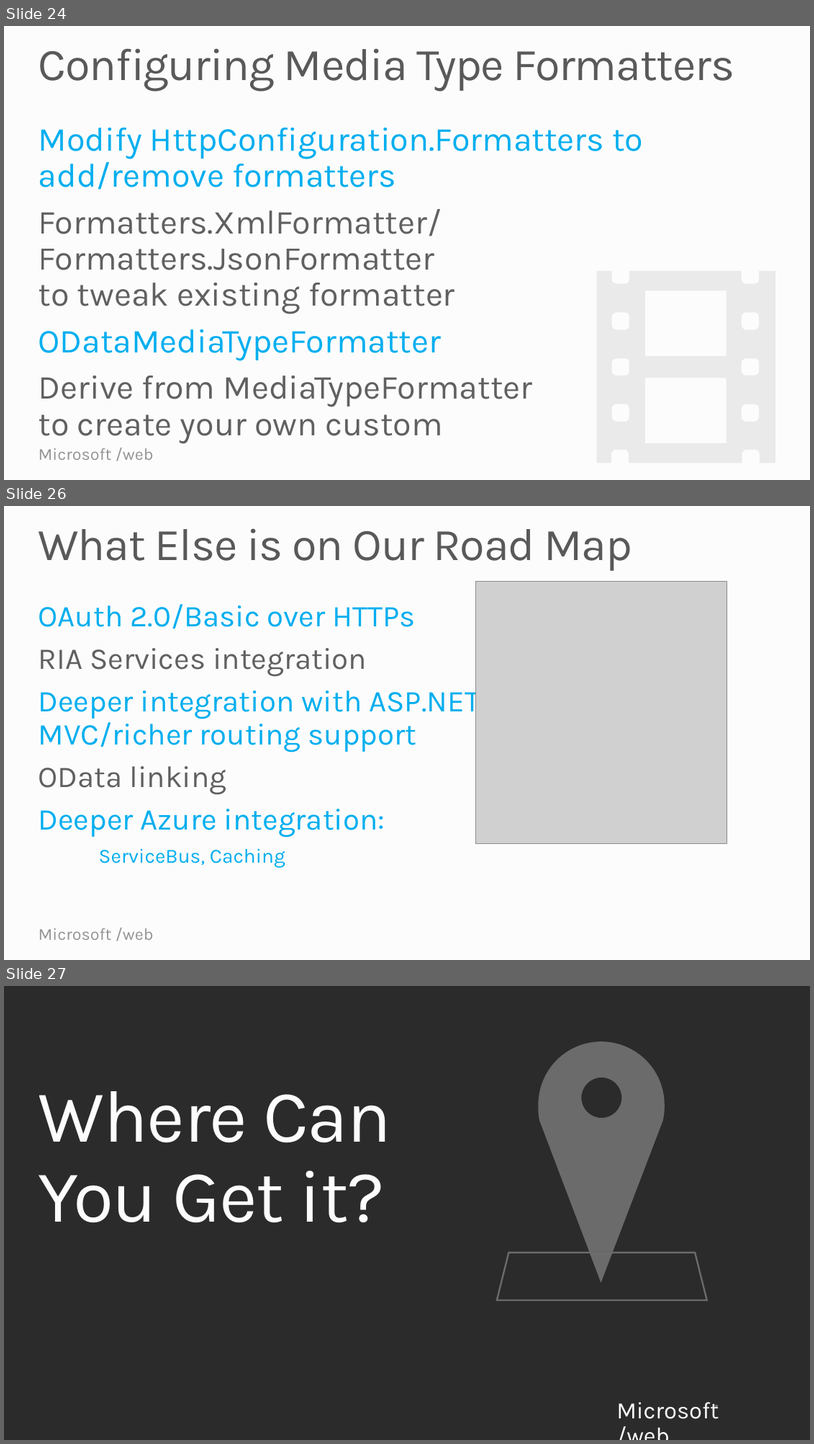
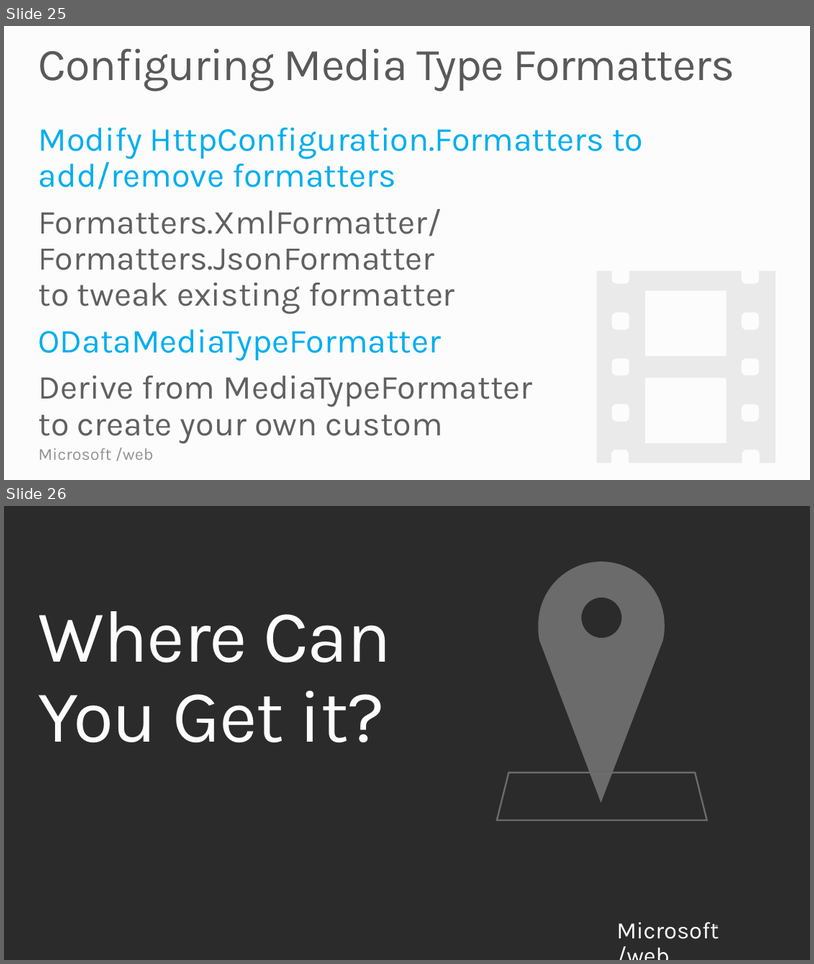
Before and after one commit to Microsoft-Web/WebTK-Presentations, a slide deck: AddingWebApiToASPNETSite/AddingWebApiToASPNETSite.pptx. Shown one above the other, each under a label of ours: slides 24, 26 and 27 before the commit, slides 25 and 26 after it; the slides between them are not shown. The pictures are 814x1444 and 814x964 pixels, drawn with LibreOffice and Linux fonts; fonts in the diff are those of the drawing; grey boxes stand for pictures; background and template pictures are left out; a plain dark background stands for a picture behind light text. Boxes give left, top, right and bottom in pixels: in the first picture for what was removed or moved away, otherwise in the second. Text is boxed around its words. In the diff, an @@ line names an element or a change of style, - is before the commit and + after.

```diff
--- a/AddingWebApiToASPNETSite/AddingWebApiToASPNETSite.pptx
+++ b/AddingWebApiToASPNETSite/AddingWebApiToASPNETSite.pptx
@@ slide 26 removed at [4, 506, 810, 960], background #FCFCFC; not listed: 2 template elements that a slide beside it also shows @@
@@ title removed at [39, 528, 633, 571] @@
-What Else is on Our Road Map
@@ picture removed at [476, 582, 728, 843] @@
@@ text removed at [39, 604, 480, 867] @@
-OAuth 2.0/Basic over HTTPs
-RIA Services integration
-Deeper integration with ASP.NET
-MVC/richer routing support
-OData linking
-Deeper Azure integration:
-ServiceBus, Caching
@@ what was slide 24 is now slide 25 @@
@@ what was slide 27 is now slide 26 @@
```
Also in this commit, not shown: 1 slide changed, 6 slides added, 6 other slides removed.
